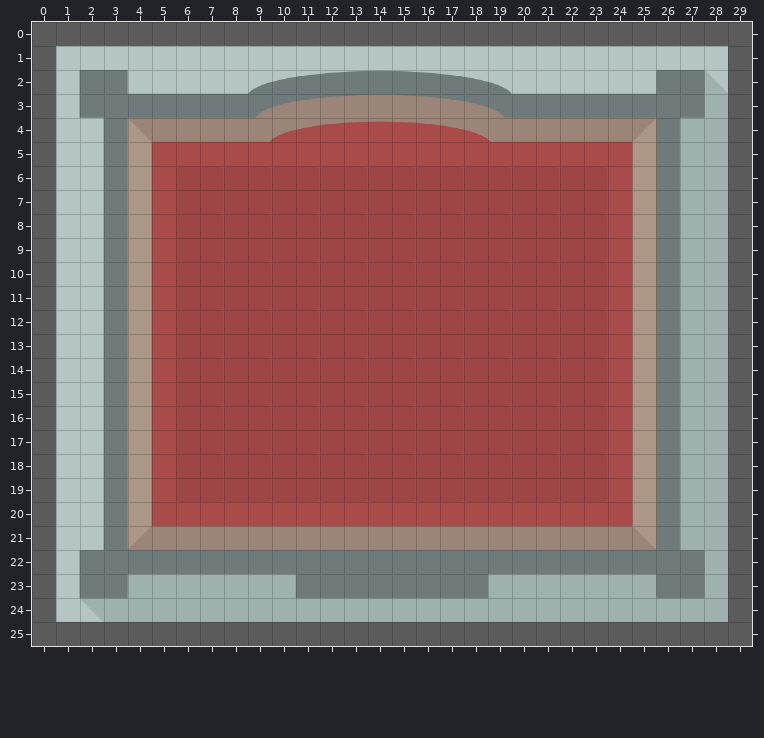
Two states of a Tiled map, src/resources/maps/level-4-floor-1.tmx. The picture above is the old version.
Cells are 38x38 px. Shown: x 0..29, y 0..25.
And afterwards:
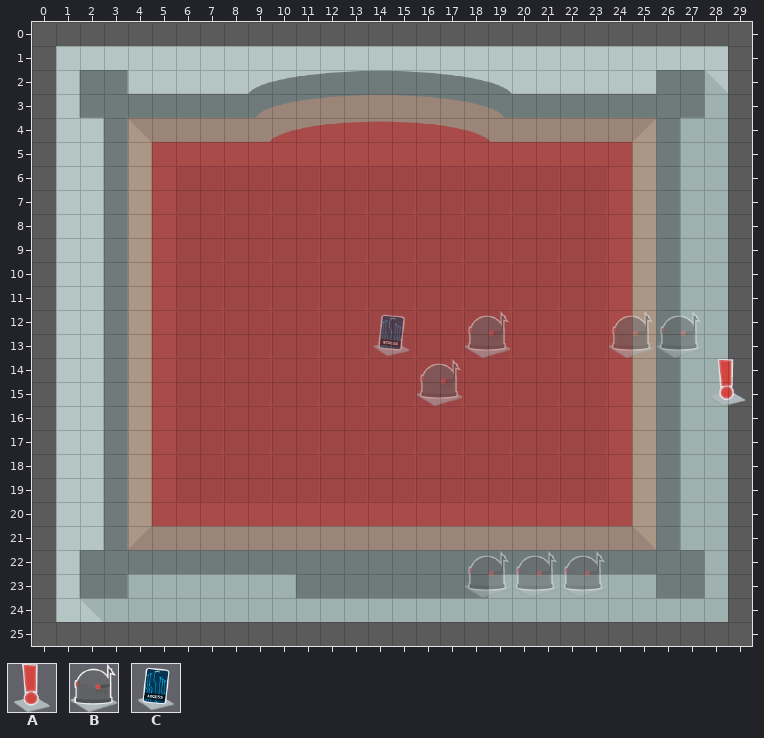
Key: from "tiles": A 3, B 6, C 9.
Objects are placed by their top-left corner, in cells (3,4 is the top-left corner of cell 3,4); size is 1x1 cell unless given.
From old to new:
Layer "Key" (now shown):
A new object: C at 14,12 size 2x2.
Layer "Enemies" (now shown):
A new object: B at 18,12 size 2x2.
A new object: B at 24,12 size 2x2.
A new object: B at 26,12 size 2x2.
A new object: B at 16,14 size 2x2.
A new object: B at 18,22 size 2x2.
A new object: B at 20,22 size 2x2.
A new object: B at 22,22 size 2x2.
Layer "Shield Key" (now shown):
A new object: A at 28,14 size 2x2.
Boxes around the changes in both pictures, in picture pixels (x1, y1, x2, y2):
added: (374, 311, 511, 406)
added: (608, 311, 746, 406)
added: (465, 551, 606, 598)
